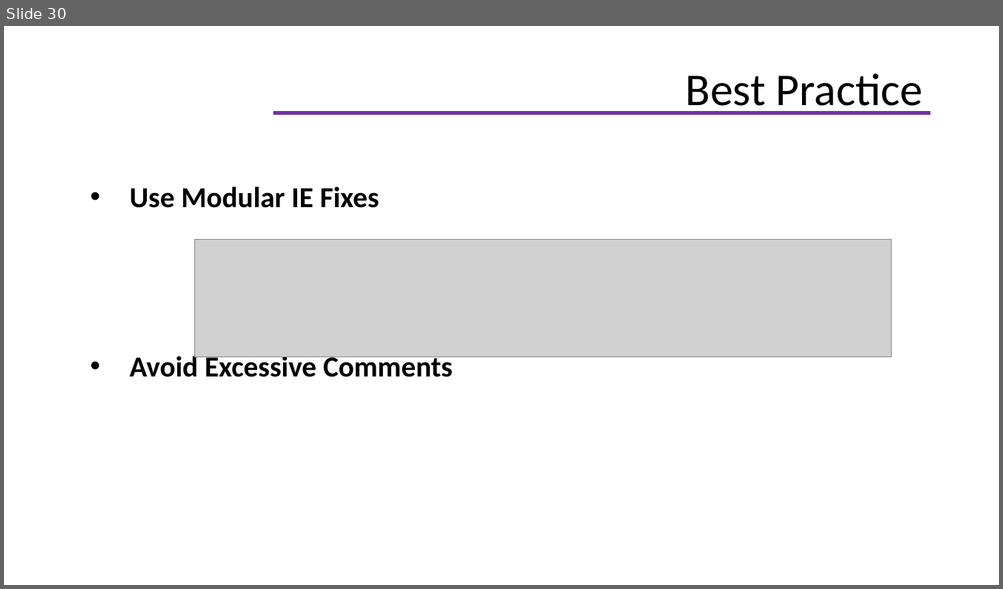
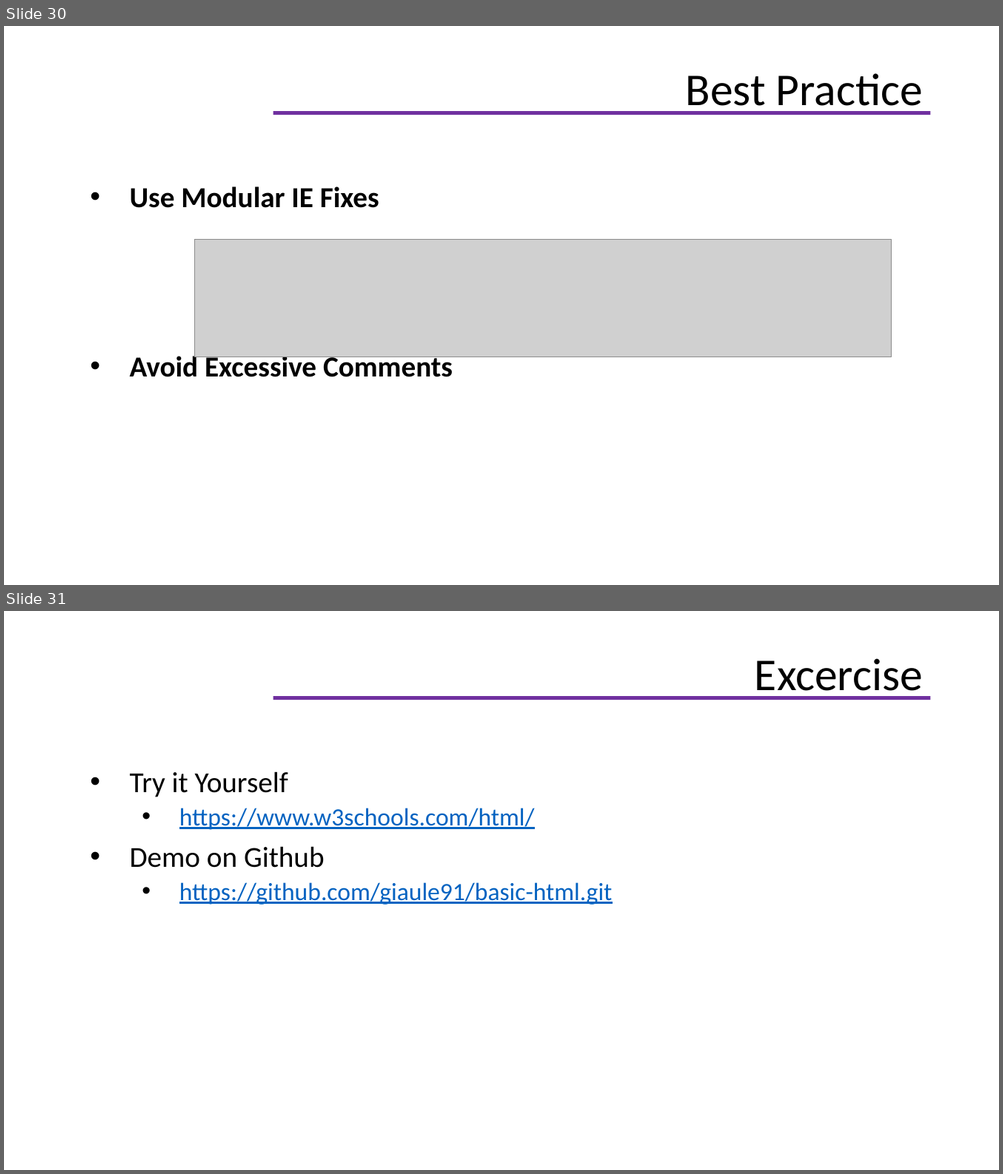
Before and after one commit to giaule91/basic-html, a slide deck: docs/HTML.pptx. Shown one above the other, each under a label of ours: slide 30 before the commit, slides 30 and 31 after it. The pictures are 1003x589 and 1003x1174 pixels, drawn with LibreOffice and Linux fonts; fonts in the diff are those of the drawing; grey boxes stand for pictures; background and template pictures are left out. Boxes give left, top, right and bottom in pixels: in the first picture for what was removed or moved away, otherwise in the second. Text is boxed around its words. In the diff, an @@ line names an element or a change of style, - is before the commit and + after.

Commit message:
update demo html structure

```diff
--- a/docs/HTML.pptx
+++ b/docs/HTML.pptx
@@ slide 31 added at (4, 611, 999, 1170), background #FFFFFF; not listed: 1 template element that a slide beside it also shows @@
@@ title added at (754, 658, 922, 700), 33 pt, text #000000 @@
+Excercise
@@ text added at (130, 772, 612, 905), 18 pt, text #0563C1, underline @@
+• Try it Yourself
+  • https://www.w3schools.com/html/
+• Demo on Github
+  • https://github.com/giaule91/basic-html.git
```
Also in this commit, not shown: 2 slides changed, 17 other files.
